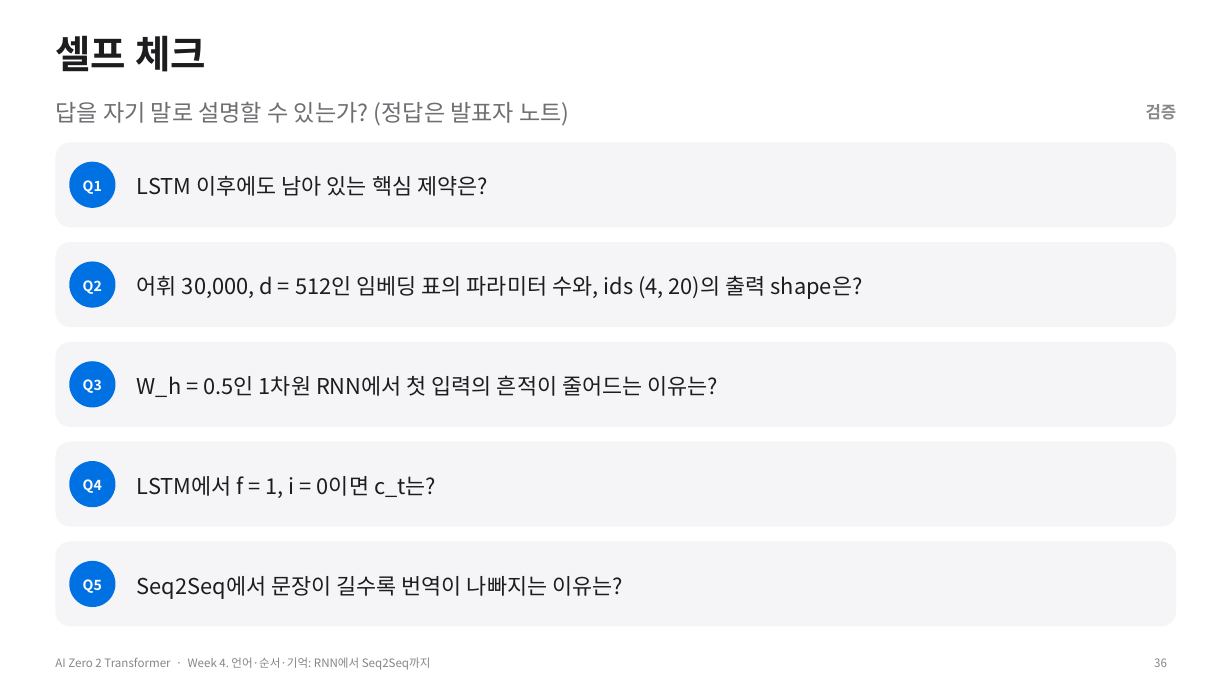
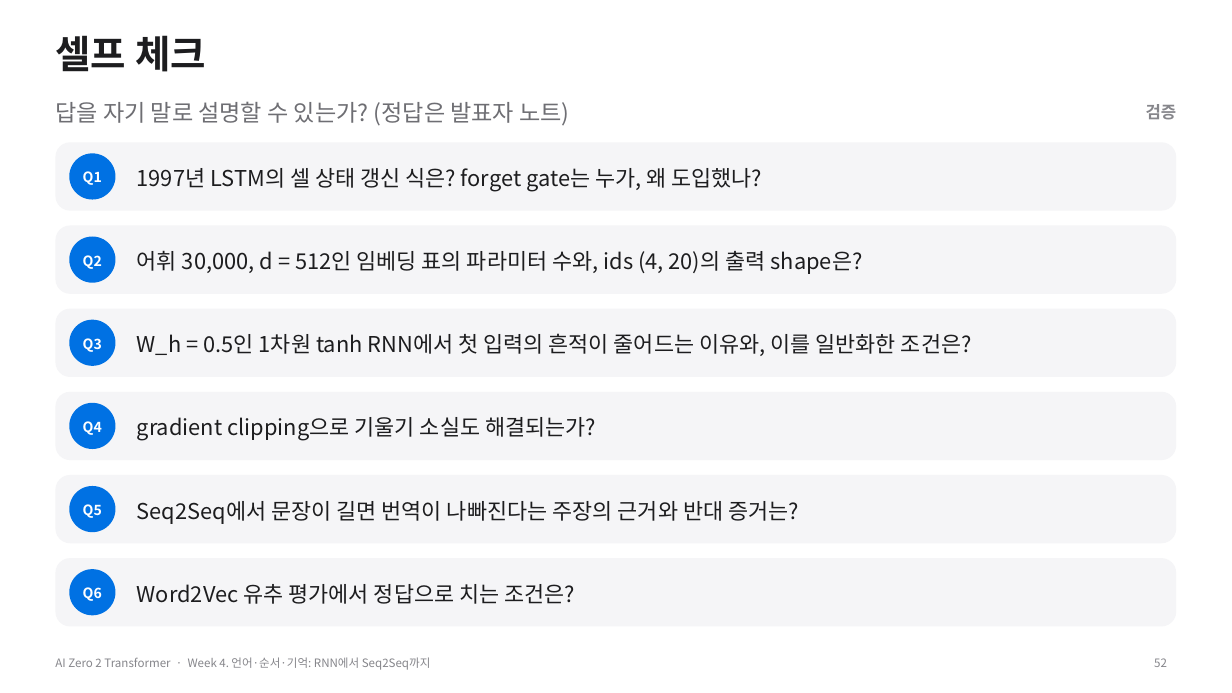
Before and after one commit to myunhh/AI-Zero-2-Transformers, a slide deck: slide 52 of lectures/week04_rnn_lstm_seq2seq.pptx (slide 36 before the commit). Drawn at 1232x693 pixels with LibreOffice and Linux fonts; fonts in the diff are those of the drawing. Boxes give left, top, right and bottom in pixels: in the first picture for what was removed or moved away, otherwise in the second. Text is boxed around its words. In the diff, an @@ line names an element or a change of style, - is before the commit and + after.

```diff
--- a/lectures/week04_rnn_lstm_seq2seq.pptx
+++ b/lectures/week04_rnn_lstm_seq2seq.pptx
@@ rounded rectangle: place and size @@
-rounded rectangle at <box>55,142,1177,227</box>
+rounded rectangle at <box>55,142,1177,211</box>
@@ ellipse "Q1": place and size @@
-ellipse "Q1" at <box>69,162,116,208</box>
+ellipse "Q1" at <box>69,153,116,200</box>
@@ text at <box>137,168,762,192</box>: text changed @@
-LSTM 이후에도 남아 있는 핵심 제약은?
+1997년 LSTM의 셀 상태 갱신 식은? forget gate는 누가, 왜 도입했나?
@@ rounded rectangle: place and size @@
-rounded rectangle at <box>55,242,1177,327</box>
+rounded rectangle at <box>55,226,1177,294</box>
@@ ellipse "Q2": place and size @@
-ellipse "Q2" at <box>69,262,116,308</box>
+ellipse "Q2" at <box>69,237,116,283</box>
@@ text "어휘 30,000, d = 512인 ...": place and size @@
-text "어휘 30,000, d = 512인 ..." at <box>137,275,863,299</box>
+text "어휘 30,000, d = 512인 ..." at <box>137,250,863,274</box>
@@ rounded rectangle: place and size @@
-rounded rectangle at <box>55,342,1177,427</box>
+rounded rectangle at <box>55,309,1177,377</box>
@@ ellipse "Q3": place and size @@
-ellipse "Q3" at <box>69,361,116,408</box>
+ellipse "Q3" at <box>69,320,116,366</box>
@@ text at <box>137,333,972,356</box>: text changed @@
-W_h = 0.5인 1차원 RNN에서 첫 입력의 흔적이 줄어드는 이유는?
+W_h = 0.5인 1차원 tanh RNN에서 첫 입력의 흔적이 줄어드는 이유와, 이를 일반화한 조건은?
@@ rounded rectangle: place and size @@
-rounded rectangle at <box>55,442,1177,527</box>
+rounded rectangle at <box>55,392,1177,460</box>
@@ ellipse "Q4": place and size @@
-ellipse "Q4" at <box>69,461,116,507</box>
+ellipse "Q4" at <box>69,403,116,449</box>
@@ text at <box>137,417,596,441</box>: text changed @@
-LSTM에서 f = 1, i = 0이면 c_t는?
+gradient clipping으로 기울기 소실도 해결되는가?
@@ proportions changed in 5 elements at <box>55,142,1177,211</box>, <box>55,226,1177,294</box>, <box>55,309,1177,377</box>, <box>55,392,1177,460</box>, <box>55,475,1177,543</box> @@
@@ rounded rectangle: place and size @@
-rounded rectangle at <box>55,542,1177,627</box>
+rounded rectangle at <box>55,475,1177,543</box>
@@ ellipse "Q5": place and size @@
-ellipse "Q5" at <box>69,561,116,607</box>
+ellipse "Q5" at <box>69,486,116,532</box>
@@ text at <box>137,501,799,524</box>: text changed @@
-Seq2Seq에서 문장이 길수록 번역이 나빠지는 이유는?
+Seq2Seq에서 문장이 길면 번역이 나빠진다는 주장의 근거와 반대 증거는?
@@ rounded rectangle added at <box>55,558,1177,627</box>, fill #F5F5F7 @@
@@ ellipse added at <box>69,569,116,616</box>, fill #0071E3, 11 pt, text #FFFFFF, bold @@
+Q6
@@ text added at <box>137,584,575,604</box>, 17 pt, text #1D1D1F @@
+Word2Vec 유추 평가에서 정답으로 치는 조건은?
@@ page number at <box>1154,658,1167,667</box>: text changed @@
-36
+52
```
Also in this commit, not shown: 26 other slides changed, 29 slides added, 13 slides removed, 20 other files.
